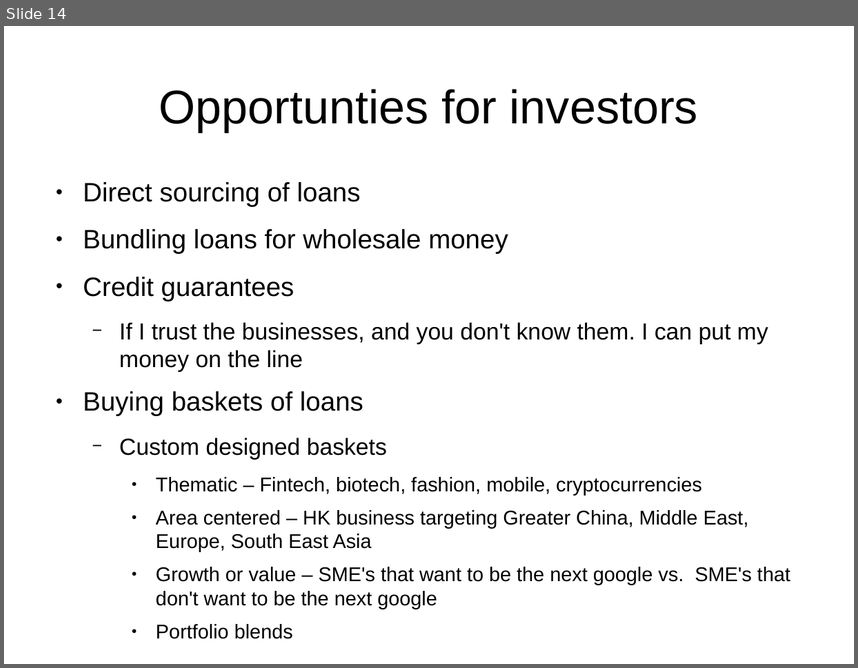
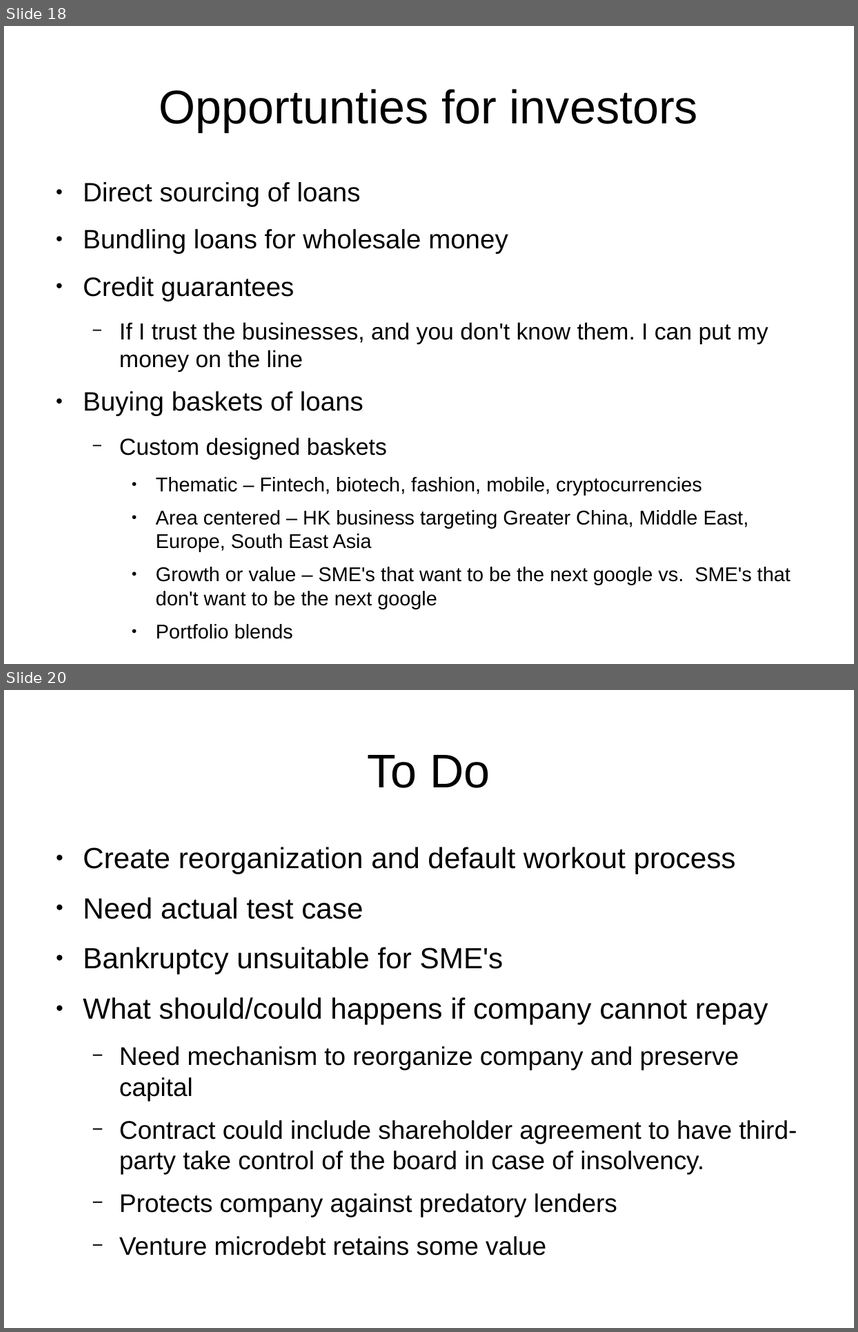
Before and after one commit to joequant/bitquant, a slide deck: pitchdecks/smartmicroloanshk.odp. Shown one above the other, each under a label of ours: slide 14 before the commit, slides 18 and 20 after it; the slides between them are not shown. The pictures are 858x668 and 858x1332 pixels, drawn with LibreOffice and Linux fonts; fonts in the diff are those of the drawing. Boxes give left, top, right and bottom in pixels: in the first picture for what was removed or moved away, otherwise in the second. Text is boxed around its words. In the diff, an @@ line names an element or a change of style, - is before the commit and + after.

```diff
--- a/pitchdecks/smartmicroloanshk.odp
+++ b/pitchdecks/smartmicroloanshk.odp
@@ slide 20 added at <box>4,690,854,1328</box>, background #FFFFFF @@
@@ title added at <box>368,755,490,788</box>, 44 pt, text #000000 @@
+To Do
@@ text added at <box>83,847,797,1216</box>, 23.8 pt, text #000000 @@
+● Create reorganization and default workout process
+● Need actual test case
+● Bankruptcy unsuitable for SME's
+● What should/could happens if company cannot repay
+  − Need mechanism to reorganize company and preserve capital
+  − Contract could include shareholder agreement to have third-party take control of the board in case of insolvency.
+  − Protects company against predatory lenders
+  − Venture microdebt retains some value
@@ what was slide 14 is now slide 18 @@
```
Also in this commit, not shown: 7 slides changed, 5 other slides added, 1 slide removed, 1 other file.
